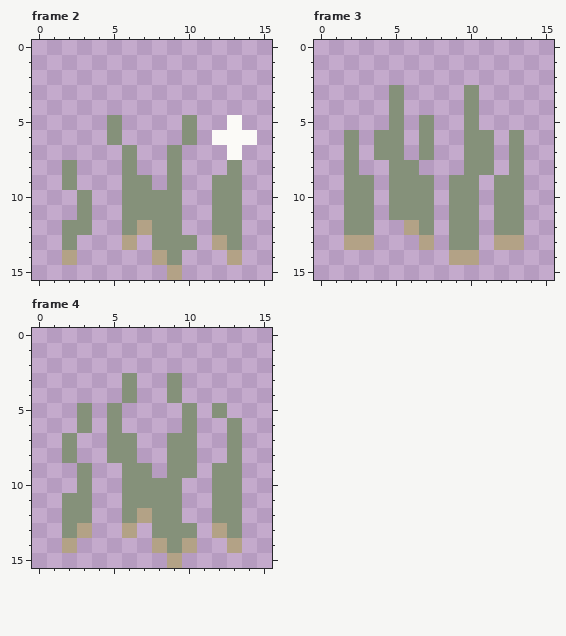
File history of a pixel-art file, assets/sprites/objects/grass/grass.aseprite. Above, as it was before the edit.
16x16 pixels, 4 frames. Shown: frame 2, frame 3, frame 4. The commit also changed other frames, which this record leaves out.
After the commit:
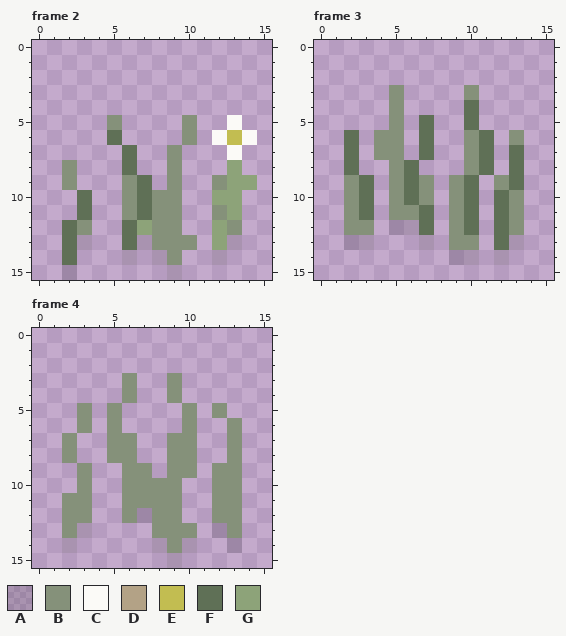
Palette (. is transparent): A #00000023  B #85917a  C #fbfaf7  D #b3a286  E #c2bd51  F #5f7056  G #8da379
What changed:
Frame 2:
y 6: x 5 B -> F; x 13 C -> E
y 7: x 6 B -> F
y 8: x 6 B -> F; x 13 B -> G
y 9: x 7 B -> F; x 13..14 B. -> GG
y 10: x 3 B -> F; x 7 B -> F; x 12..13 BB -> GG
y 11: x 3 B -> F; x 7 B -> F; x 13 B -> G
y 12: x 2 B -> F; x 6..7 BD -> FG; x 12 B -> G
y 13: x 2..3 B. -> FA; x 6..7 D. -> FA; x 12..13 DB -> GA
y 14: x 2 D -> F; x 6 . -> A; x 8 D -> A; x 12..13 .D -> A.
y 15: x 2 . -> A; x 9 D -> A
Frame 3:
y 4: x 10 B -> F
y 5: x 7 B -> F; x 10 B -> F
y 6: x 2 B -> F; x 7 B -> F; x 11 B -> F
y 7: x 2 B -> F; x 7 B -> F; x 11 B -> F; x 13 B -> F
y 8: x 2 B -> F; x 6 B -> F; x 11 B -> F; x 13 B -> F
y 9: x 3 B -> F; x 6 B -> F; x 10 B -> F; x 13 B -> F
y 10: x 3 B -> F; x 6 B -> F; x 10 B -> F; x 12 B -> F
y 11: x 3 B -> F; x 7 B -> F; x 10 B -> F; x 12 B -> F
y 12: x 5..7 .DB -> AAF; x 10 B -> F; x 12 B -> F
y 13: x 2..3 DD -> AA; x 7 D -> A; x 12..13 DD -> FA
y 14: x 9..10 DD -> AA; x 12 . -> A
Frame 4:
y 12: x 7 D -> A
y 13: x 3 D -> A; x 6 D -> .; x 12 D -> A
y 14: x 2 D -> A; x 8 D -> A; x 10 D -> A; x 13 D -> A
y 15: x 9 D -> A
Where, in picture pixels (left, top, right, bottom), the same in both pictures:
changed: (62, 130, 257, 280)
changed: (344, 100, 524, 265)
changed: (62, 508, 242, 568)
